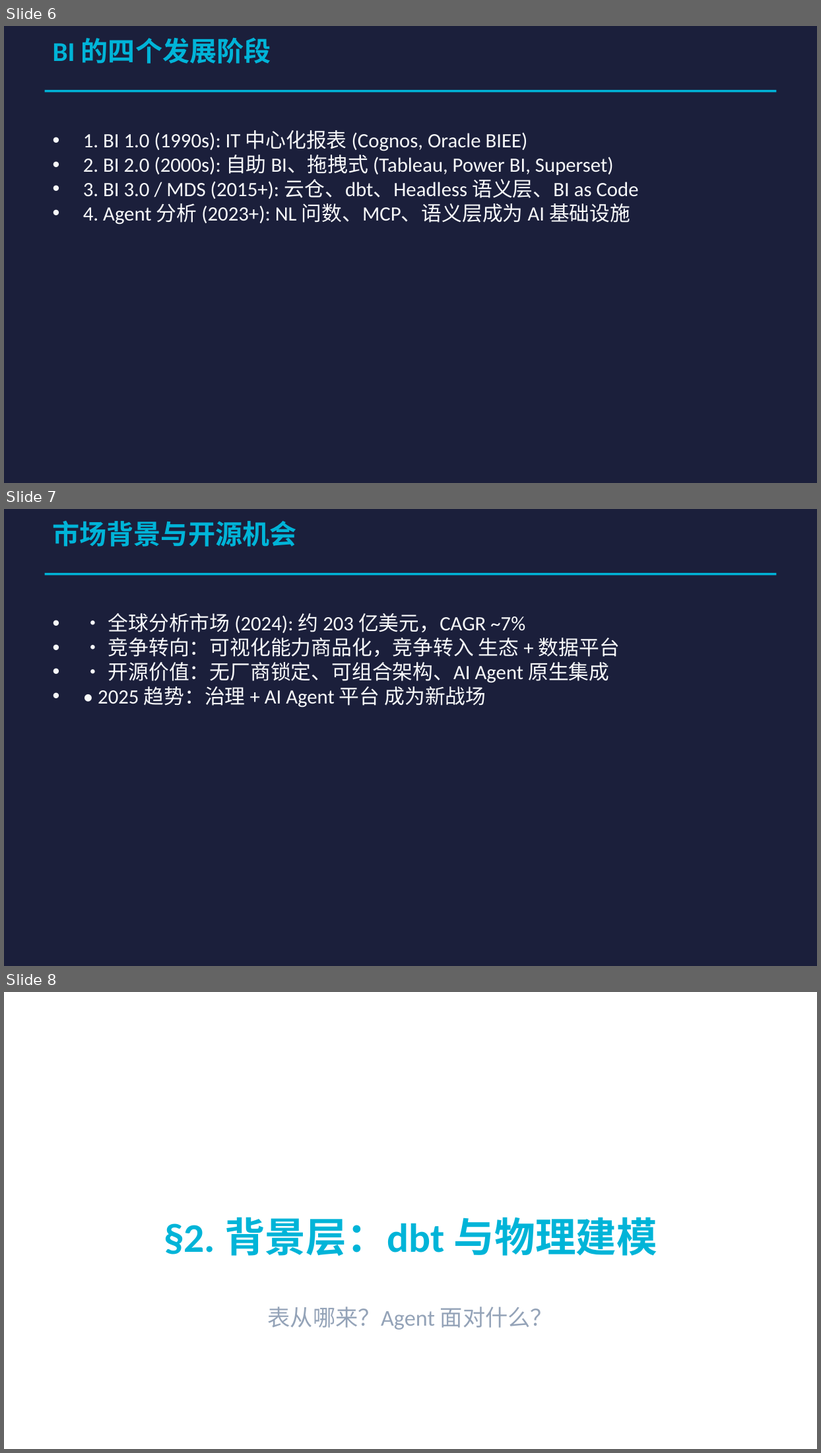
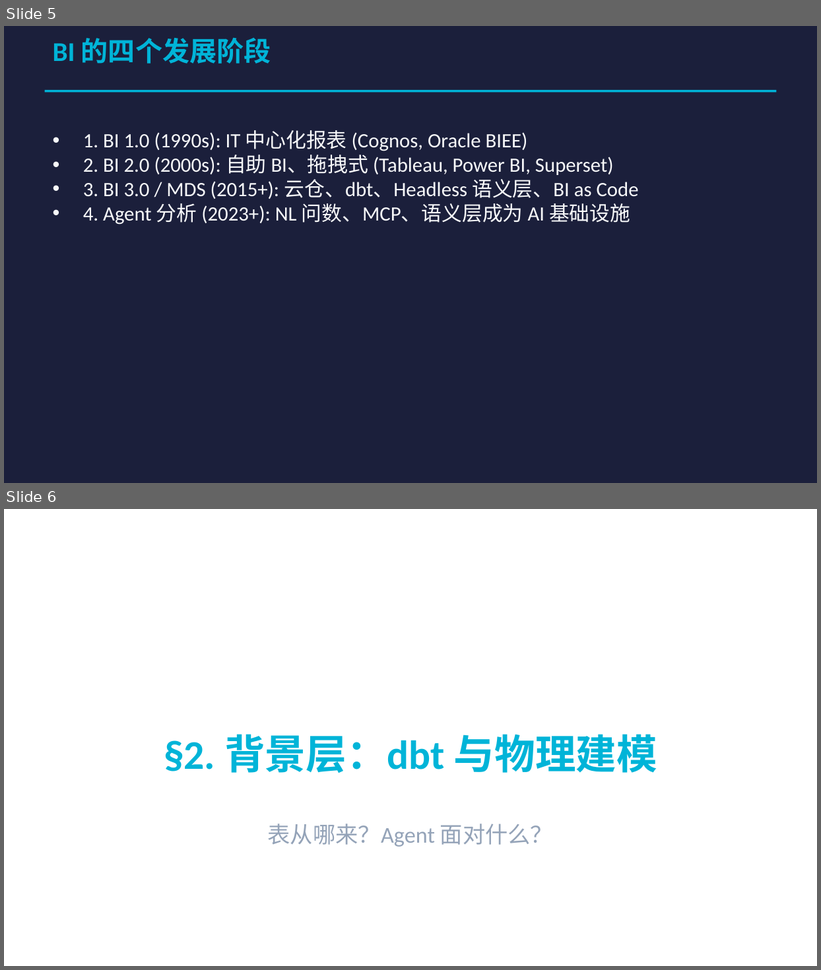
Before and after one commit to sunmoonlion/WrenAI, a slide deck: BI-agent研究.pptx. Shown one above the other, each under a label of ours: slides 6, 7 and 8 before the commit, slides 5 and 6 after it. The pictures are 821x1453 and 821x970 pixels, drawn with LibreOffice and Linux fonts; fonts in the diff are those of the drawing; background and template pictures are left out. Boxes give left, top, right and bottom in pixels: in the first picture for what was removed or moved away, otherwise in the second. Text is boxed around its words. In the diff, an @@ line names an element or a change of style, - is before the commit and + after.

```diff
--- a/BI-agent研究.pptx
+++ b/BI-agent研究.pptx
@@ slide 7 removed at bbox=[4, 509, 817, 966], background #1B1F3B @@
@@ text removed at bbox=[53, 521, 297, 547] @@
-市场背景与开源机会
@@ line removed from (45, 574) to (776, 574) @@
@@ text removed at bbox=[98, 613, 620, 708] @@
-• • 全球分析市场 (2024): 约 203 亿美元，CAGR ~7%
-• • 竞争转向：可视化能力商品化，竞争转入 生态 + 数据平台
-• • 开源价值：无厂商锁定、可组合架构、AI Agent 原生集成
-• • 2025 趋势：治理 + AI Agent 平台 成为新战场
@@ what was slide 6 is now slide 5 @@
@@ what was slide 8 is now slide 6 @@
```
Also in this commit, not shown: 8 slides changed, 9 other slides removed.
